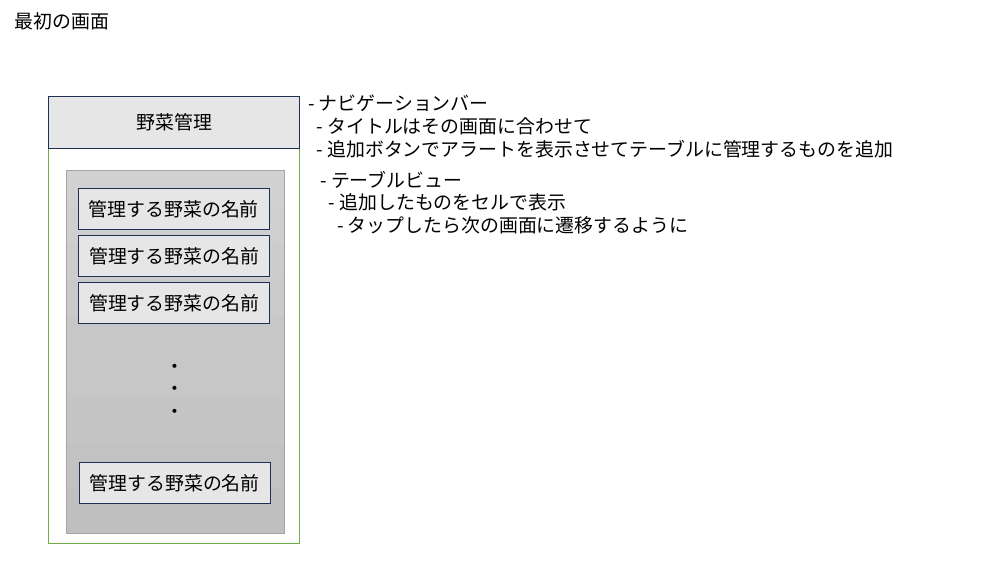
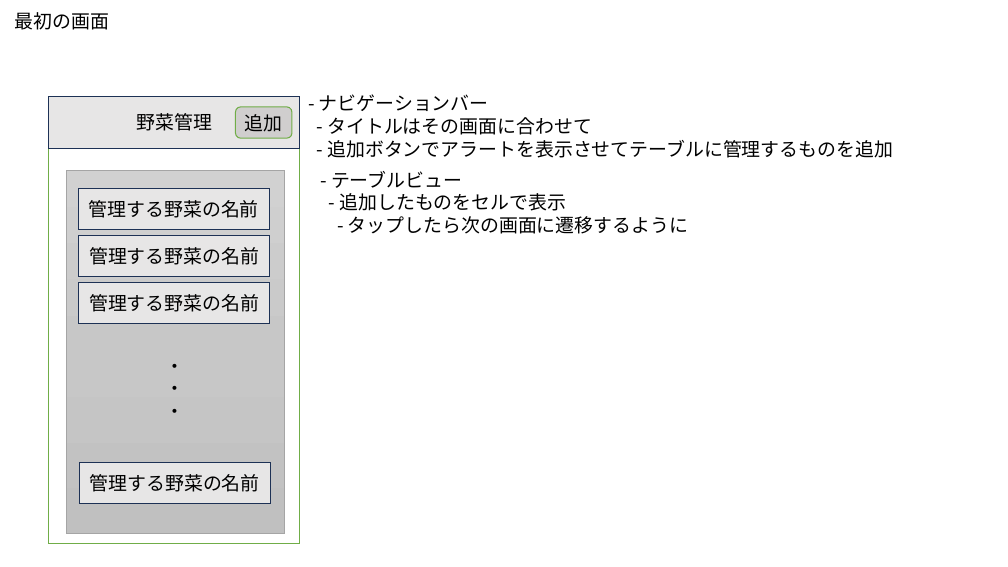
Before and after one commit to ghtoui/vegegrowth_android, a slide deck: slide 2 of design/画面デザイン1.pptx. Drawn at 1008x567 pixels with LibreOffice and Linux fonts; fonts in the diff are those of the drawing. Boxes give left, top, right and bottom in pixels: in the first picture for what was removed or moved away, otherwise in the second. Text is boxed around its words. In the diff, an @@ line names an element or a change of style, - is before the commit and + after.

```diff
--- a/design/画面デザイン1.pptx
+++ b/design/画面デザイン1.pptx
@@ rounded rectangle added at box(235, 107, 292, 138), fill #D0CECE, outline #70AD47 1 pt, 18 pt, text #000000 @@
+追加
```
Also in this commit, not shown: 1 other slide changed.
